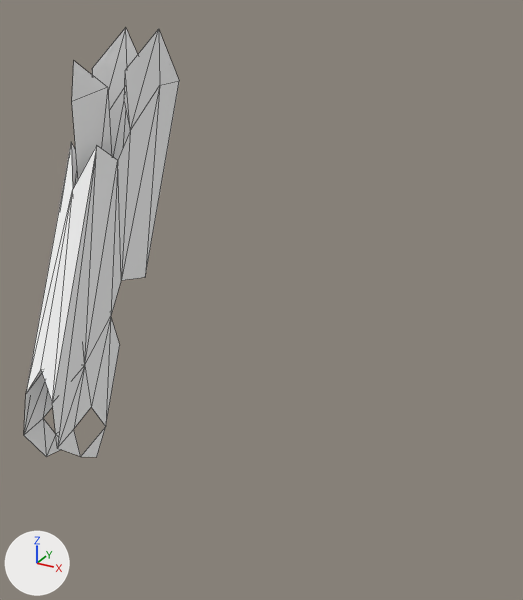
The COLLADA model aero_description/aero_four_legs/models/urdf/aero_upper_meshes/RARM_INDEX_LINK2_mesh.dae: old version first, new version second.
One viewpoint serves both versions: a 50 mm lens placed at (0.0276, -0.0756, 0.0016), pointed at (0.0015, -0.0281, -0.0221). Arrows for +X, +Y and +Z are at lower left; the lights stay in place. Mesh edges are drawn as thin lines. Vertices at the same position are counted once.

The first picture shows 'RARM_INDEX_LINK2'.
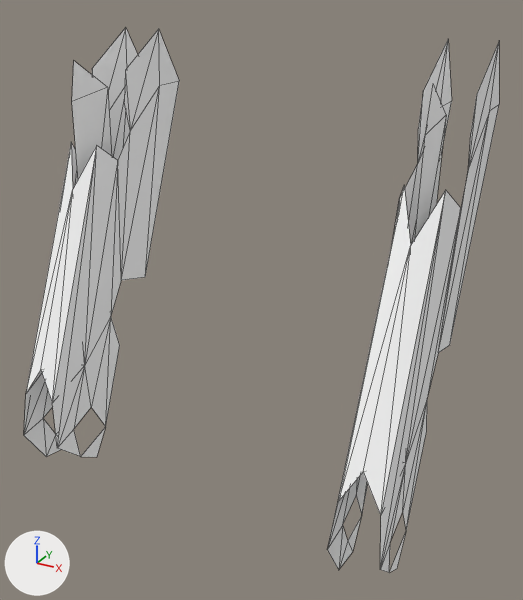
The newer file is also rescaled (x0.01) as a whole; pictures and numbers use the older file's frame.

Location of each change, [x1, y1, x2, y2] in pixels of the pictures (523 x 600 px; the box of a moved part takes in the faces that stretch with it):
'RARM_INDEX_LINK2', reshaped (205% wider, 27% taller): before [24, 28, 179, 457]; after [24, 28, 499, 572]
part 1 of me_rarm_index_link2, added: after [328, 40, 499, 572]
part 2 of me_rarm_index_link2, added: after [415, 84, 446, 238]
part 3 of me_rarm_index_link2, moved or reshaped: [57, 29, 179, 457] in both

The change, as a diff of the scene's bpy script:
```diff
--- a/aero_description/aero_four_legs/models/urdf/aero_upper_meshes/RARM_INDEX_LINK2_mesh.dae.py
+++ b/aero_description/aero_four_legs/models/urdf/aero_upper_meshes/RARM_INDEX_LINK2_mesh.dae.py
@@ mat_m0blinn20 @@
+mat_m0blinn20 = principled_material('m0blinn20')
+mat_m0blinn20.base_color = (1.0, 1.0, 1.0)  # white #ffffff
+mat_m0blinn20.roughness = 0.64
@@ mat_m1blinn21 @@
+mat_m1blinn21 = principled_material('m1blinn21')
+mat_m1blinn21.base_color = (1.0, 1.0, 1.0)  # white #ffffff
+mat_m1blinn21.roughness = 0.64
@@ me_rarm_index_link2 @@
 # used by ob_rarm_index_link2; location = (0.0, 0.0, 0.0)
-me_rarm_index_link2.from_pydata(...)  # 50 vertices, 58 faces; spans x -0.0168..-0.0125, y -0.0385..-0.0178, z -0.039..-0.0021
-me_rarm_index_link2.materials.append(mat_blinn20)  # white #ffffff
+me_rarm_index_link2.from_pydata(...)  # 100 vertices, 116 faces; spans x -0.0168..0.0167, y -0.0385..-0.0178, z -0.039..-0.0021
+# me_rarm_index_link2 part 1: the loose piece of 43 vertices spanning x -0.0168..-0.0125, y -0.0385..-0.0178, z -0.039..-0.0021 is copied, and the copy is moved by (0.0292, 0.0, 0.0), in mat_m1blinn21 (white #ffffff); it spans x 0.0124..0.0167, y -0.0385..-0.0178, z -0.039..-0.0021
+# me_rarm_index_link2 part 2: the loose piece of 7 vertices spanning x -0.0147, y -0.031..-0.0258, z -0.027..-0.0041 is copied, and the copy is moved by (0.0292, 0.0, 0.0), in mat_m1blinn21 (white #ffffff); it spans x 0.0145, y -0.031..-0.0258, z -0.027..-0.0041
+# me_rarm_index_link2 part 3
+# 18 faces are deleted
+# 18 new faces join them, mat_m0blinn20 (white #ffffff)
+me_rarm_index_link2.materials.append(mat_m0blinn20)  # white #ffffff
+me_rarm_index_link2.materials.append(mat_m1blinn21)  # white #ffffff
```
